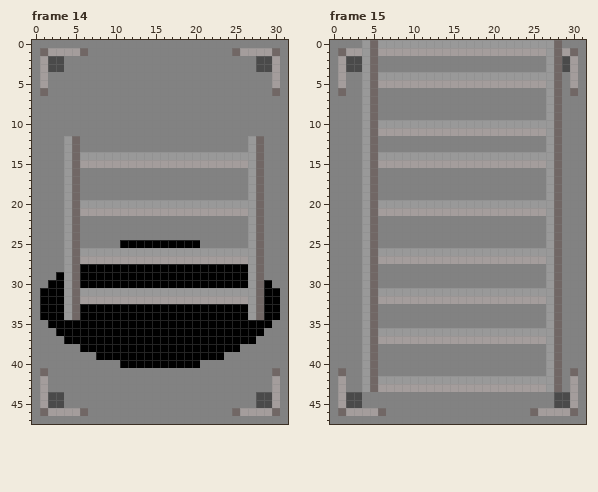
Edited in one commit: pixel-art file (assets/map32x48.aseprite). Above, as it was before the edit.
32x48 pixels, 20 frames. Shown: frame 14, frame 15.
After the commit:
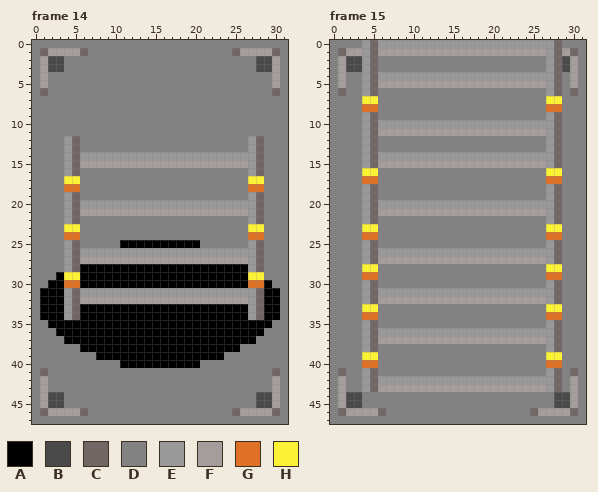
Palette (. is transparent): A #000000  B #4a4a4a  C #716765  D #828282  E #999999  F #a49d9c  G #df7126  H #fbf236
The exact change:
Changed rows in their new state; - is an unchanged pixel.
Frame 14, layer "Layer 1":
first column x 4:
17 HH---------------------HH
18 GG---------------------GG
first column x 4:
23 HH---------------------HH
24 GG---------------------GG
first column x 4:
29 HH---------------------HH
30 GG---------------------GG
Frame 15, layer "Layer 1":
first column x 4:
 7 HH---------------------HH
 8 GG---------------------GG
first column x 4:
16 HH---------------------HH
17 GG---------------------GG
first column x 4:
23 HH---------------------HH
24 GG---------------------GG
first column x 4:
28 HH---------------------HH
29 GG---------------------GG
first column x 4:
33 HH---------------------HH
34 GG---------------------GG
first column x 4:
39 HH---------------------HH
40 GG---------------------GG
